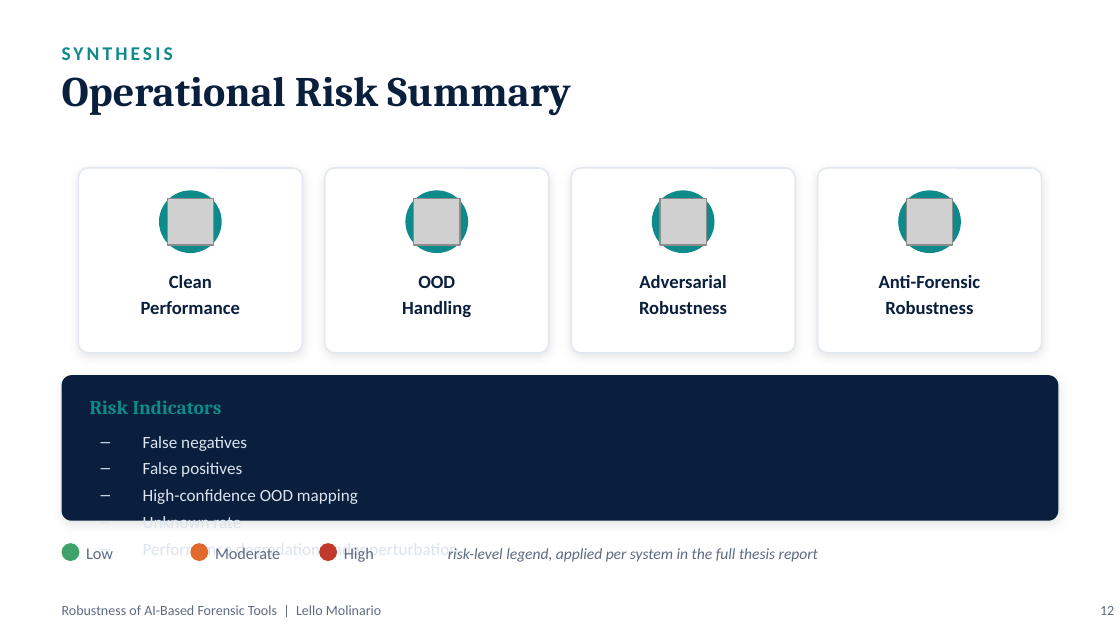
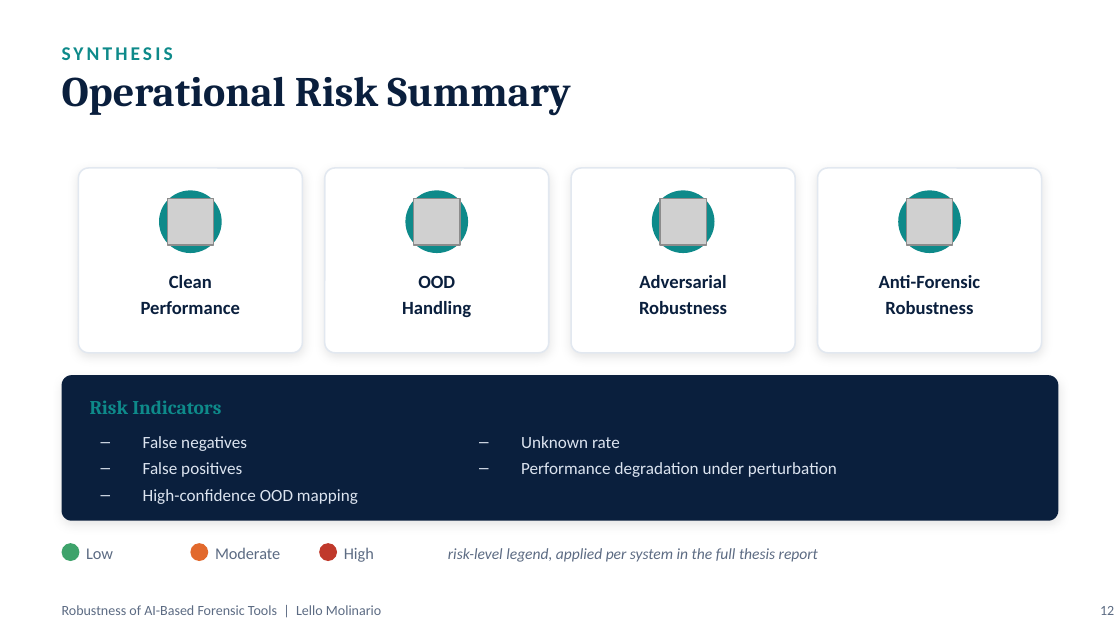
Before and after one commit to lmolinario/msc-thesis-ai-robustness-in-digital-forensics, a slide deck: slide 12 of docs/slides/Molinario_Thesis_Defense.pptx. Drawn at 1120x630 pixels with LibreOffice and Linux fonts; fonts in the diff are those of the drawing; grey boxes stand for pictures. Boxes give left, top, right and bottom in pixels: in the first picture for what was removed or moved away, otherwise in the second. Text is boxed around its words. In the diff, an @@ line names an element or a change of style, - is before the commit and + after.

```diff
--- a/docs/slides/Molinario_Thesis_Defense.pptx
+++ b/docs/slides/Molinario_Thesis_Defense.pptx
@@ text added at [521,436,837,477], 11 pt, text #DCE4F0 @@
+– Unknown rate
+– Performance degradation under perturbation
@@ text at [143,514,458,560]: paragraphs removed @@
-– Unknown rate
-– Performance degradation under perturbation
```
Also in this commit, not shown: 9 other slides changed.
